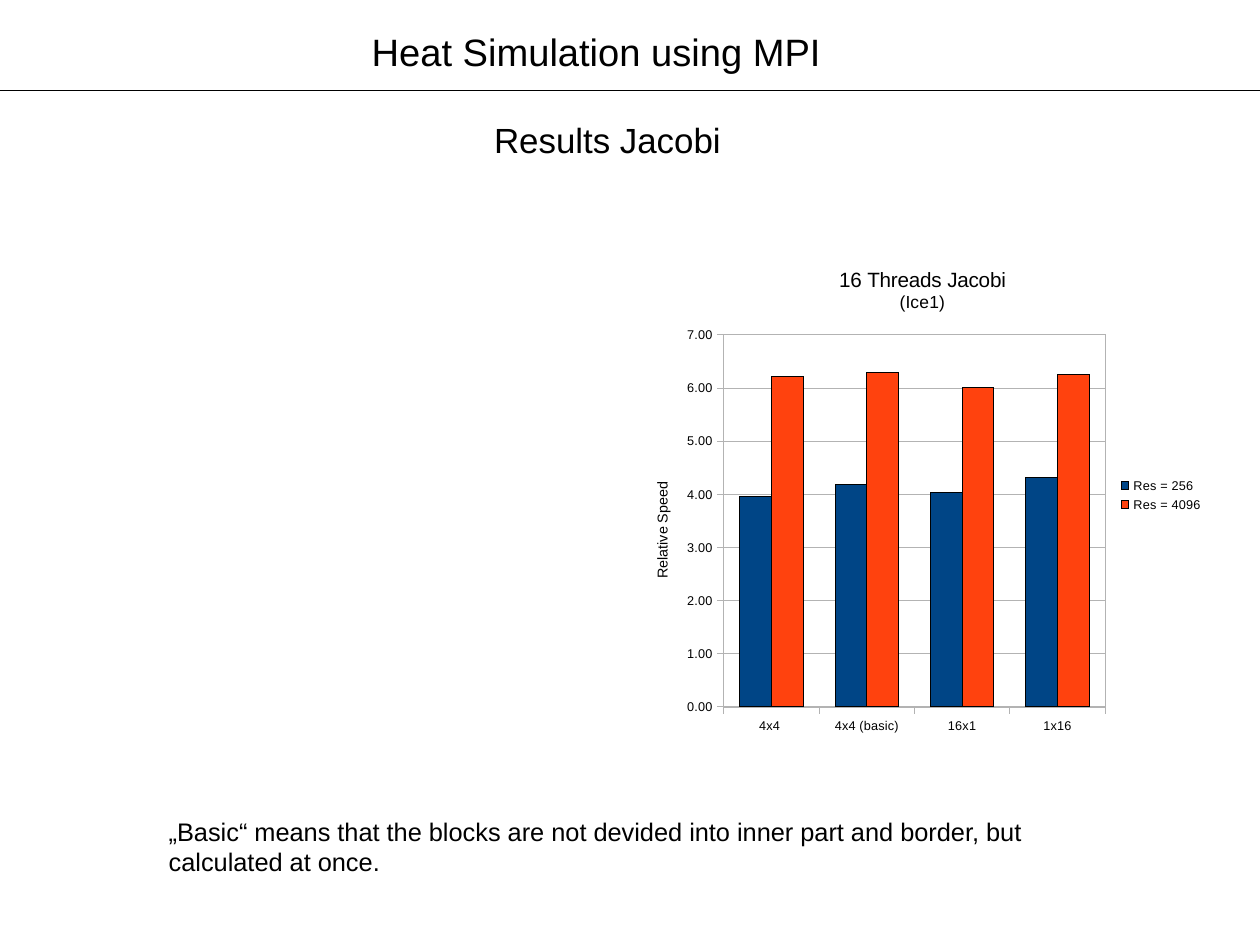
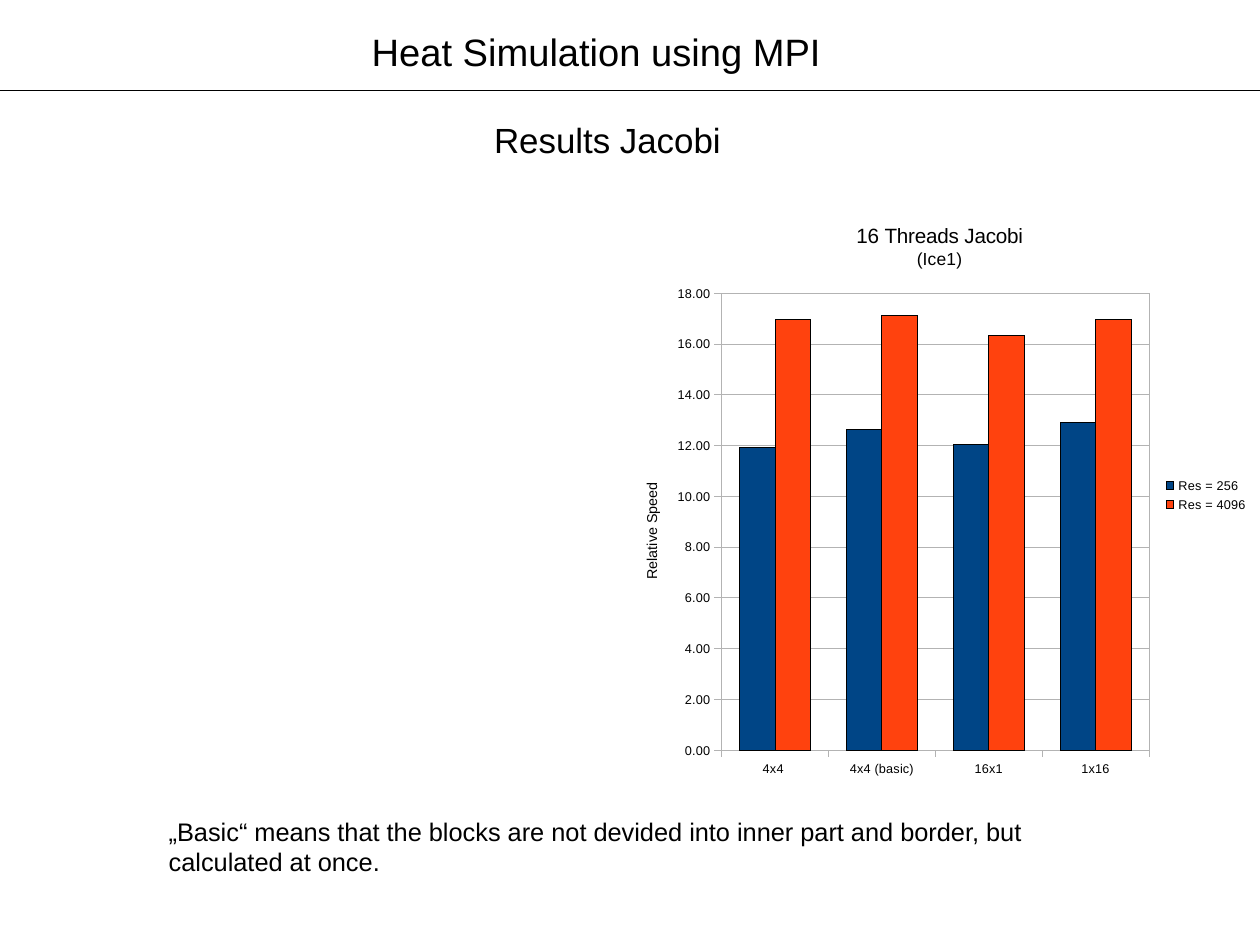
Before and after one commit to gauravk-in/supercomputer_lab, a slide deck: slide 6 of Presentation/presentation4.odp. Drawn at 1260x945 pixels with LibreOffice and Linux fonts; fonts in the diff are those of the drawing. Boxes give left, top, right and bottom in pixels: in the first picture for what was removed or moved away, otherwise in the second. Text is boxed around its words. In the diff, an @@ line names an element or a change of style, - is before the commit and + after.

```diff
--- a/Presentation/presentation4.odp
+++ b/Presentation/presentation4.odp
@@ column chart at [620,202,1260,788] @@
-Res = 256: 4, 4.2, 4, 4.3
+Res = 256: 11.9, 12.6, 12, 12.9
-Res = 4096: 6.2, 6.3, 6, 6.3
+Res = 4096: 17, 17.1, 16.3, 17
@@ column chart: place and size @@
-column chart at [630,248,1215,743]
+column chart at [620,202,1260,788]
```
Also in this commit, not shown: 2 other slides changed, 1 slide added, 1 slide removed, 5 other files.
